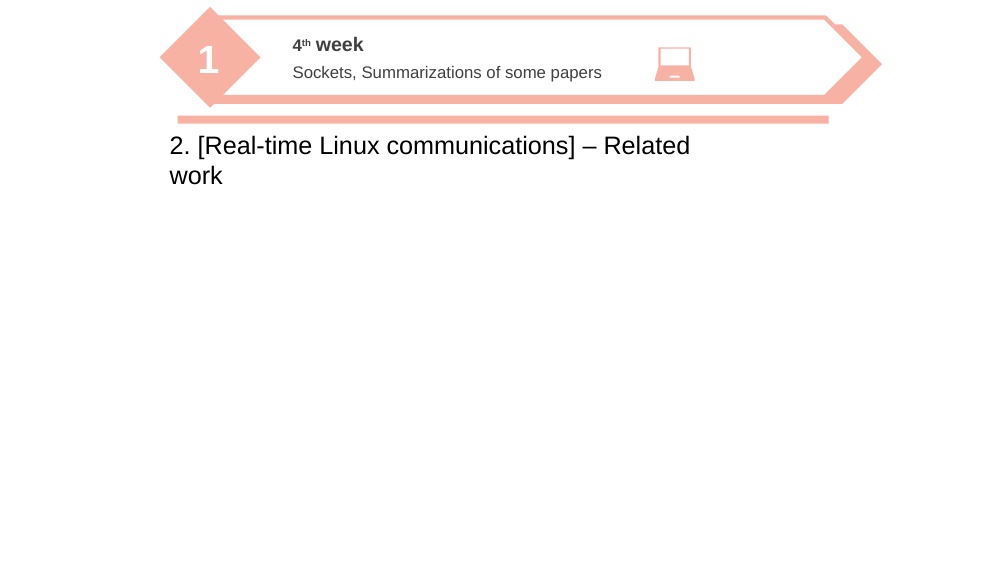
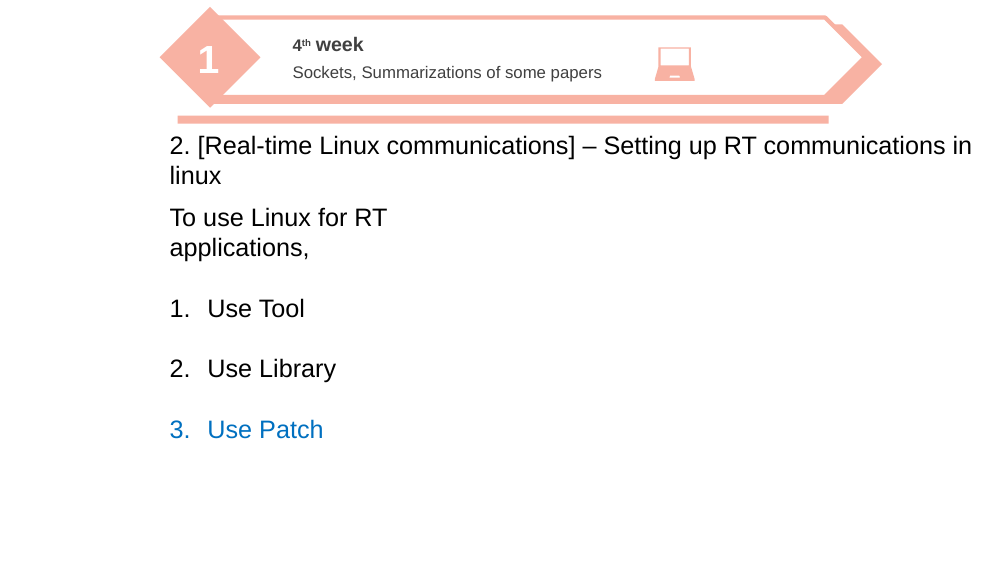
Before and after one commit to nicesick/Prototyping-Delay-Aware-V2X-Safe-Communications, a slide deck: slide 22 of presentation/presentation_2.pptx (slide 16 before the commit). Drawn at 1008x567 pixels with LibreOffice and Linux fonts; fonts in the diff are those of the drawing; background and template pictures are left out. Boxes give left, top, right and bottom in pixels: in the first picture for what was removed or moved away, otherwise in the second. Text is boxed around its words. In the diff, an @@ line names an element or a change of style, - is before the commit and + after.

```diff
--- a/presentation/presentation_2.pptx
+++ b/presentation/presentation_2.pptx
@@ text at box(170, 135, 973, 159): text changed @@
-2. [Real-time Linux communications] – Related work
+2. [Real-time Linux communications] – Setting up RT communications in linux
@@ text added at box(170, 207, 387, 439), 18 pt, text #000000 @@
+To use Linux for RT applications,
+1. Use Tool
+2. Use Library
+3. Use Patch
```
Also in this commit, not shown: 1 other slide changed, 17 slides added.
